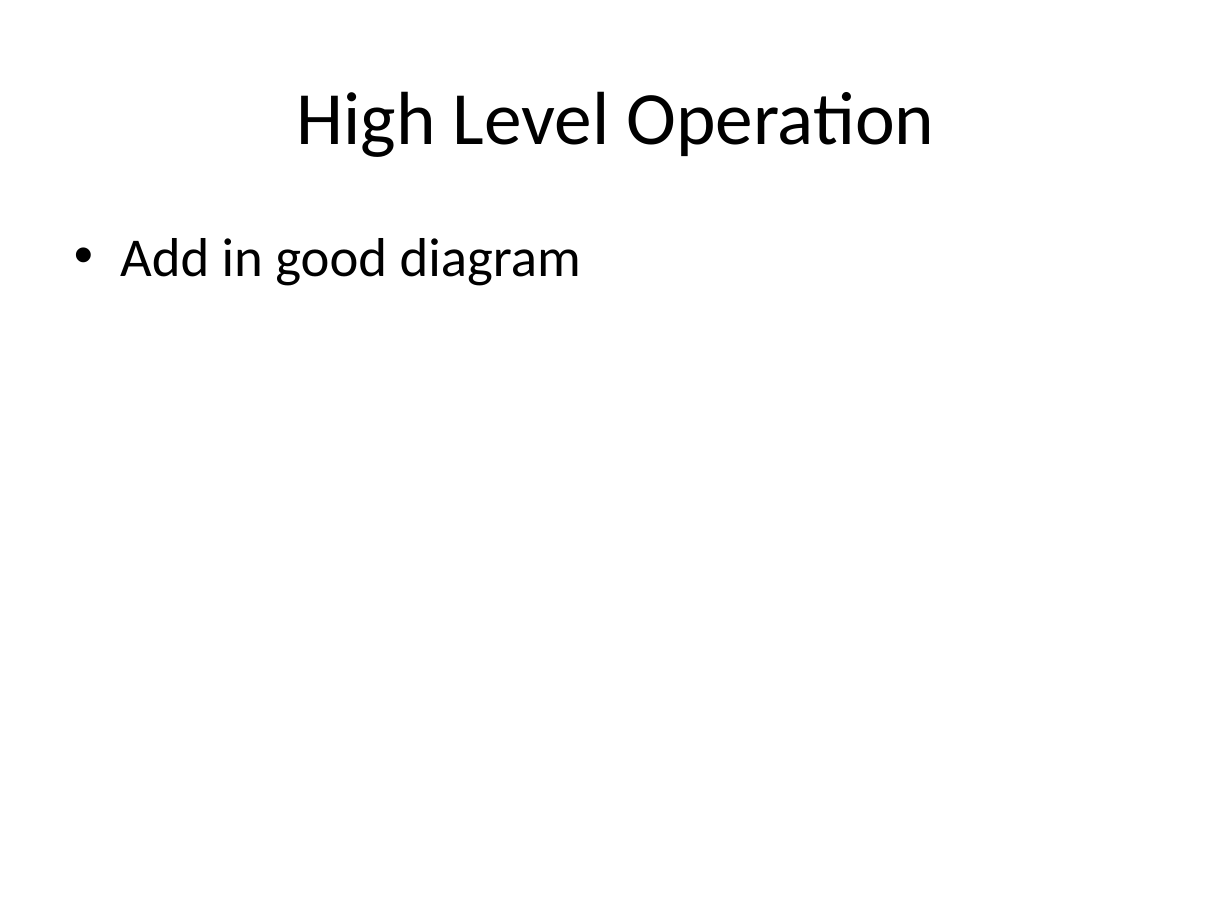
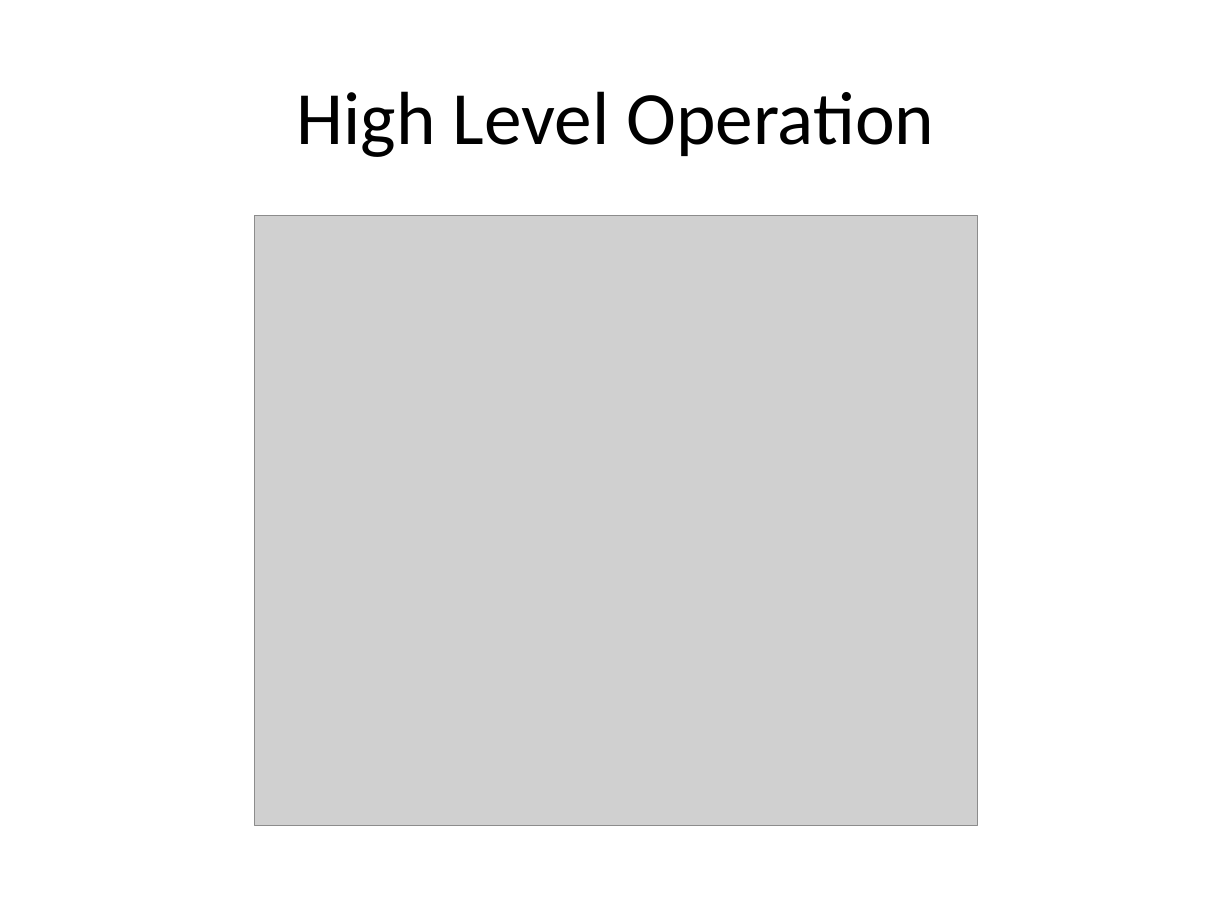
Before and after one commit to ipeet/mte481, a slide deck: slide 7 of doc/fdp/MTE 481 FDP.pptx (slide 8 before the commit). Drawn at 1232x924 pixels with LibreOffice and Linux fonts; fonts in the diff are those of the drawing; grey boxes stand for pictures. Boxes give left, top, right and bottom in pixels: in the first picture for what was removed or moved away, otherwise in the second. Text is boxed around its words. In the diff, an @@ line names an element or a change of style, - is before the commit and + after.

Commit message:
Updated slides

```diff
--- a/doc/fdp/MTE 481 FDP.pptx
+++ b/doc/fdp/MTE 481 FDP.pptx
@@ text removed at <box>120,238,581,286</box> @@
-• Add in good diagram
@@ picture added at <box>254,216,977,825</box> @@
```
Also in this commit, not shown: 9 slides added, 1 slide removed.
